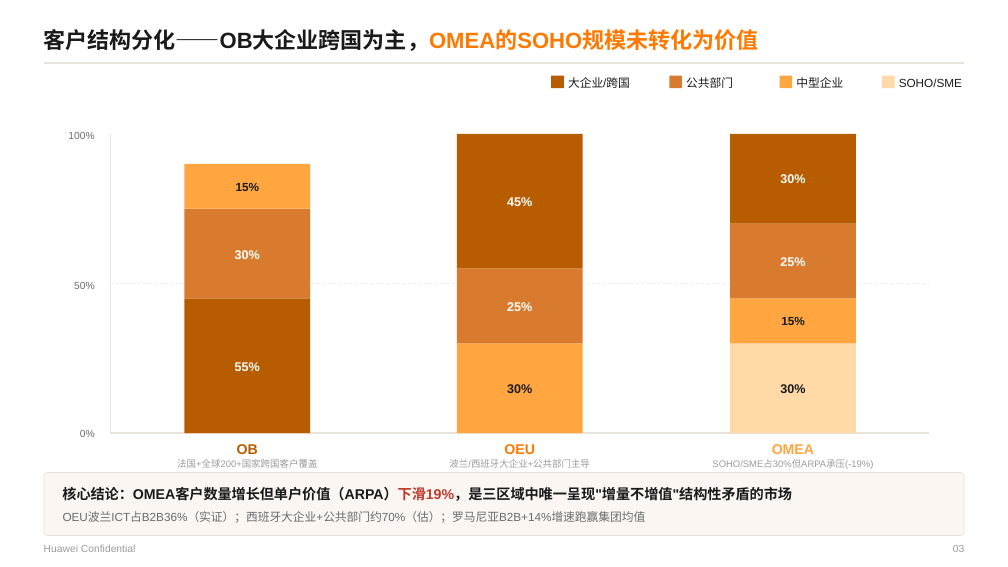
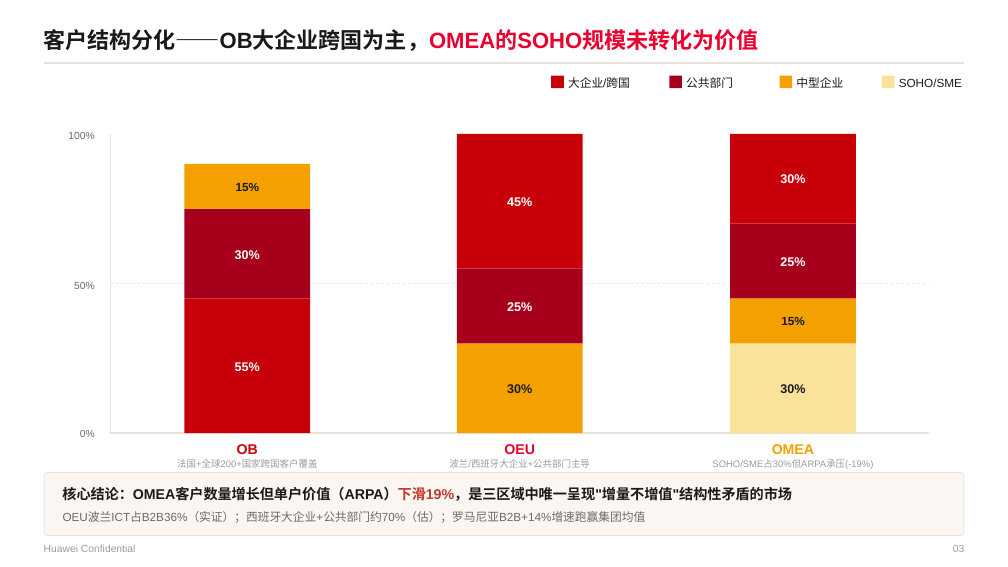
Before and after one commit to Chaoding1215/Claude, a slide deck: slide 3 of reference/Orange Business 三大区域B2B业务洞察 20260703.pptx. Drawn at 1008x567 pixels with LibreOffice and Linux fonts; fonts in the diff are those of the drawing. Boxes give left, top, right and bottom in pixels: in the first picture for what was removed or moved away, otherwise in the second. Text is boxed around its words. In the diff, an @@ line names an element or a change of style, - is before the commit and + after.

```diff
--- a/reference/Orange Business 三大区域B2B业务洞察 20260703.pptx
+++ b/reference/Orange Business 三大区域B2B业务洞察 20260703.pptx
@@ text "客户结构分化——OB大企业跨国为主，OMEA的SOHO规模未转化为价值" at bbox=[43, 29, 758, 51]: text colour #FF7900 to #E9002F in "客户结构分化——OB大企业跨国为主，OMEA的SOHO规模未转化为价值" @@
@@ fill #B85C00 to #C7000A in 4 elements at bbox=[551, 76, 564, 88], bbox=[185, 299, 311, 433], bbox=[457, 134, 583, 268], bbox=[730, 134, 857, 224] @@
@@ fill #D97B2E to #A6001C in 4 elements at bbox=[669, 76, 682, 88], bbox=[185, 209, 311, 299], bbox=[457, 268, 583, 343], bbox=[730, 224, 857, 299] @@
@@ fill #FFA640 to #F4A100 in 4 elements at bbox=[780, 76, 792, 88], bbox=[185, 164, 311, 209], bbox=[457, 343, 583, 433], bbox=[730, 299, 857, 343] @@
@@ rectangle at bbox=[730, 343, 857, 433]: fill #FFD9A8 to #FBE29A @@
@@ text "OB" at bbox=[237, 444, 258, 454]: text colour #B85C00 to #C7000A @@
@@ text "OEU" at bbox=[504, 444, 535, 454]: text colour #FF7900 to #E9002F @@
@@ text "OMEA" at bbox=[772, 444, 814, 454]: text colour #FFA640 to #F4A100 @@
```
Also in this commit, not shown: 15 other slides changed, 30 other files.
